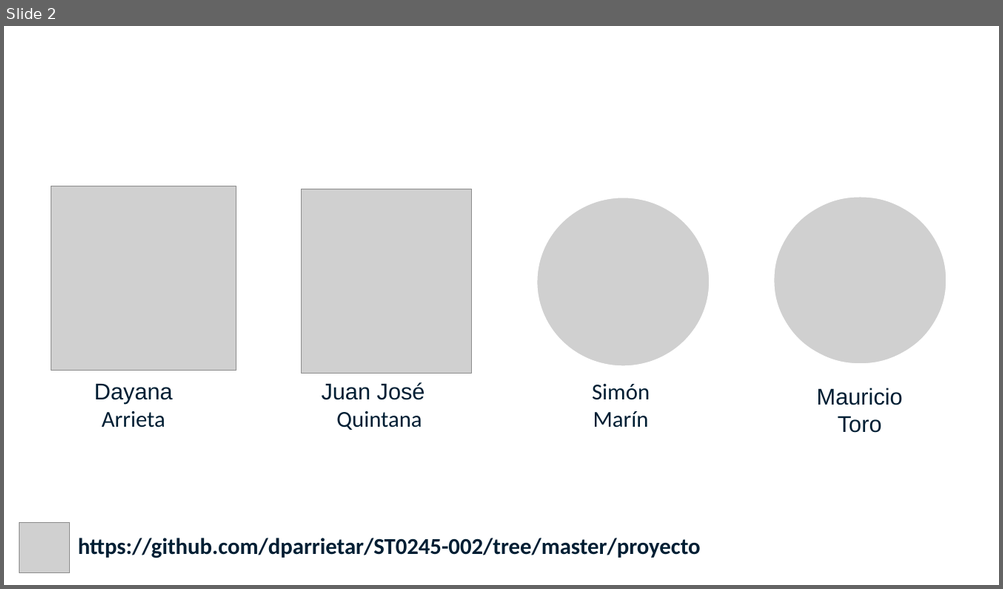
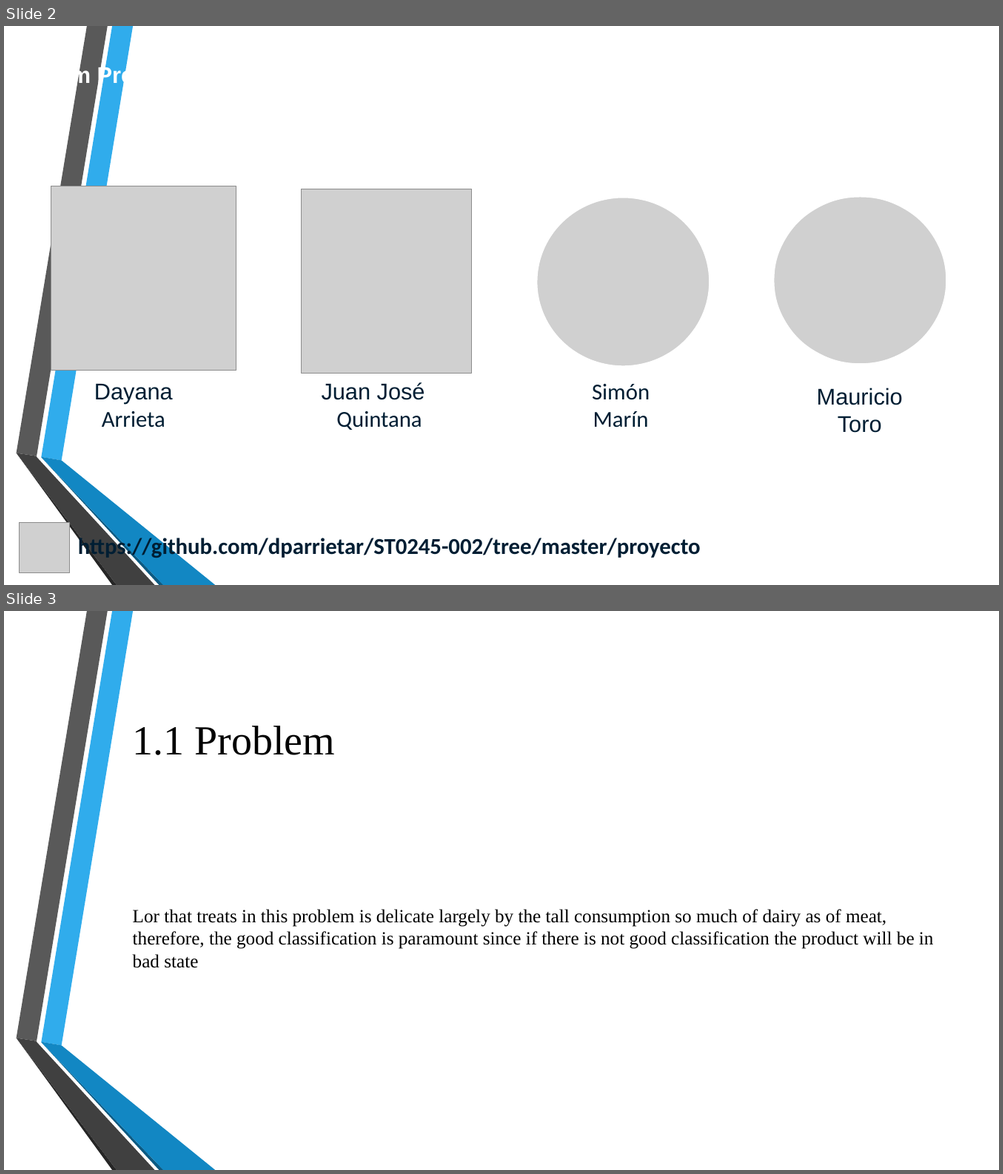
Before and after one commit to DayanaArrieta/ST0245-002, a slide deck: proyecto/Slides/ED1.pptx. Shown one above the other, each under a label of ours: slide 2 before the commit, slides 2 and 3 after it. The pictures are 1003x589 and 1003x1174 pixels, drawn with LibreOffice and Linux fonts; fonts in the diff are those of the drawing; grey boxes stand for pictures; background and template pictures are left out. Boxes give left, top, right and bottom in pixels: in the first picture for what was removed or moved away, otherwise in the second. Text is boxed around its words. In the diff, an @@ line names an element or a change of style, - is before the commit and + after.

```diff
--- a/proyecto/Slides/ED1.pptx
+++ b/proyecto/Slides/ED1.pptx
@@ slide 3 added at (4, 611, 999, 1170), background picture (left out); not listed: 6 template elements that a slide beside it also shows @@
@@ title added at (133, 726, 336, 755), 40 pt, text #000000 @@
+1.1 Problem
@@ text added at (133, 909, 933, 968), 18 pt, text #000000 @@
+Lor that treats in this problem is delicate largely by the tall consumption so much of dairy as of meat, therefore, the good classification is paramount since if there is not good classification the product will be in bad state
@@ slide 2 changed as well @@
@@ group added at (16, 26, 215, 585): 6 freeform shapes @@
```
Also in this commit, not shown: 1 other slide changed, 4 other slides added.
